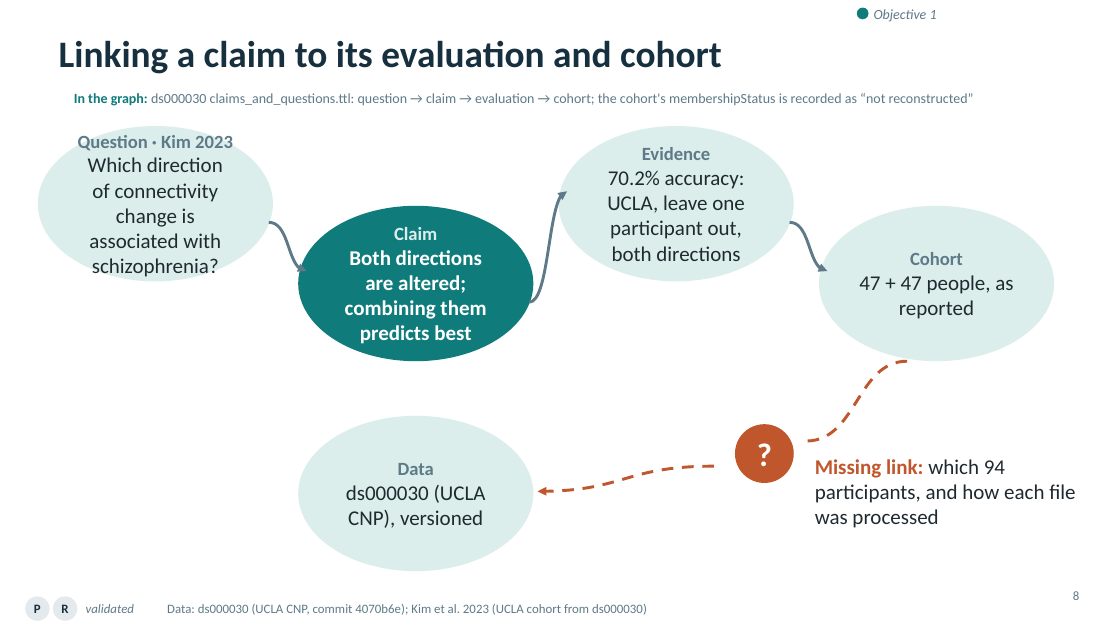
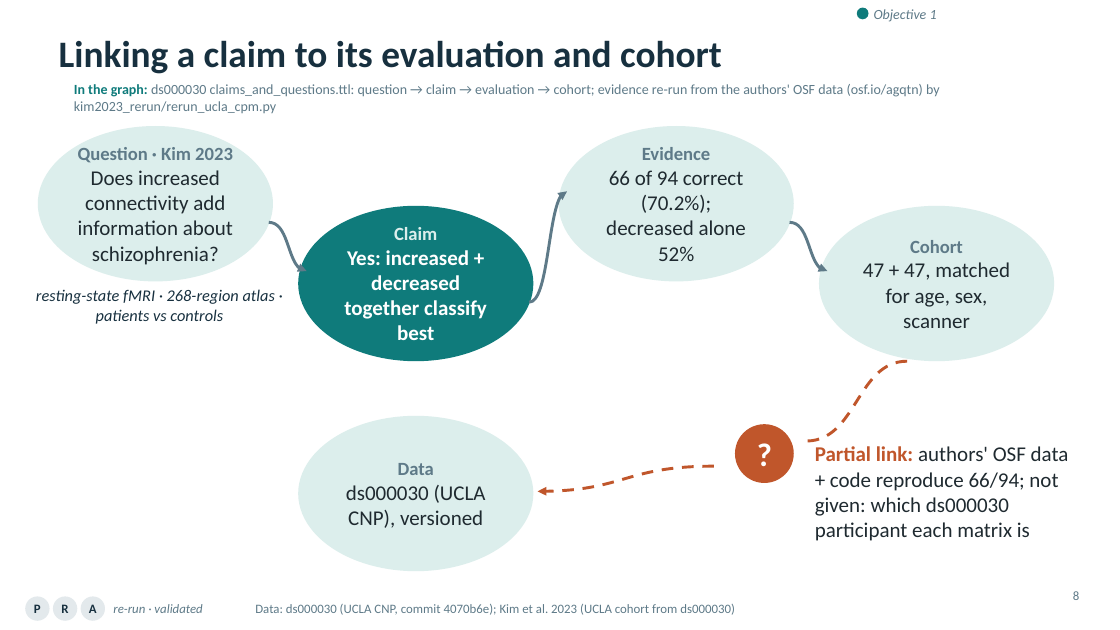
Before and after one commit to ReproNim/llm-workshop-kg, a slide deck: slide 8 of slides/Knowledge_Graphs_Skills_Neuroimaging_v4.pptx. Drawn at 1120x630 pixels with LibreOffice and Linux fonts; fonts in the diff are those of the drawing; background and template pictures are left out. Boxes give left, top, right and bottom in pixels: in the first picture for what was removed or moved away, otherwise in the second. Text is boxed around its words. In the diff, an @@ line names an element or a change of style, - is before the commit and + after.

```diff
--- a/slides/Knowledge_Graphs_Skills_Neuroimaging_v4.pptx
+++ b/slides/Knowledge_Graphs_Skills_Neuroimaging_v4.pptx
@@ text at (74,84,940,113): text changed @@
-In the graph: ds000030 claims_and_questions.ttl: question → claim → evaluation → cohort; the cohort's membershipStatus is recorded as “not reconstructed”
+In the graph: ds000030 claims_and_questions.ttl: question → claim → evaluation → cohort; evidence re-run from the authors' OSF data (osf.io/agqtn) by kim2023_rerun/rerun_ucla_cpm.py
@@ text in ellipse at (78,170,233,265): text changed @@
-Which direction of connectivity change is associated with schizophrenia?
+Does increased connectivity add information about schizophrenia?
@@ text in ellipse at (606,170,746,261): text changed @@
-70.2% accuracy: UCLA, leave one participant out, both directions
+66 of 94 correct (70.2%); decreased alone 52%
@@ text in ellipse at (344,250,487,340): text changed @@
-Both directions are altered; combining them predicts best
+Yes: increased + decreased together classify best
@@ text in ellipse at (863,262,1010,328): text changed @@
-47 + 47 people, as reported
+47 + 47, matched for age, sex, scanner
@@ text added at (36,289,275,324), 14 pt, text #17303F, italic @@
+resting-state fMRI · 268-region atlas · patients vs controls
@@ text at (815,446,1069,541): text changed @@
-Missing link: which 94 participants, and how each file was processed
+Partial link: authors' OSF data + code reproduce 66/94; not given: which ds000030 participant each matrix is
@@ ellipse added at (81,597,105,621), fill #E3E9EC, 11 pt, text #17303F, bold @@
+A
@@ text "Data: ds000030 (UCLA CNP, commit ...": place and size @@
-text "Data: ds000030 (UCLA CNP, commit ..." at (167,604,647,615)
+text "Data: ds000030 (UCLA CNP, commit ..." at (255,604,735,615)
@@ text at (113,604,202,613): text changed @@
-validated
+re-run · validated
```
Also in this commit, not shown: 3 other slides changed, 2 other files.
